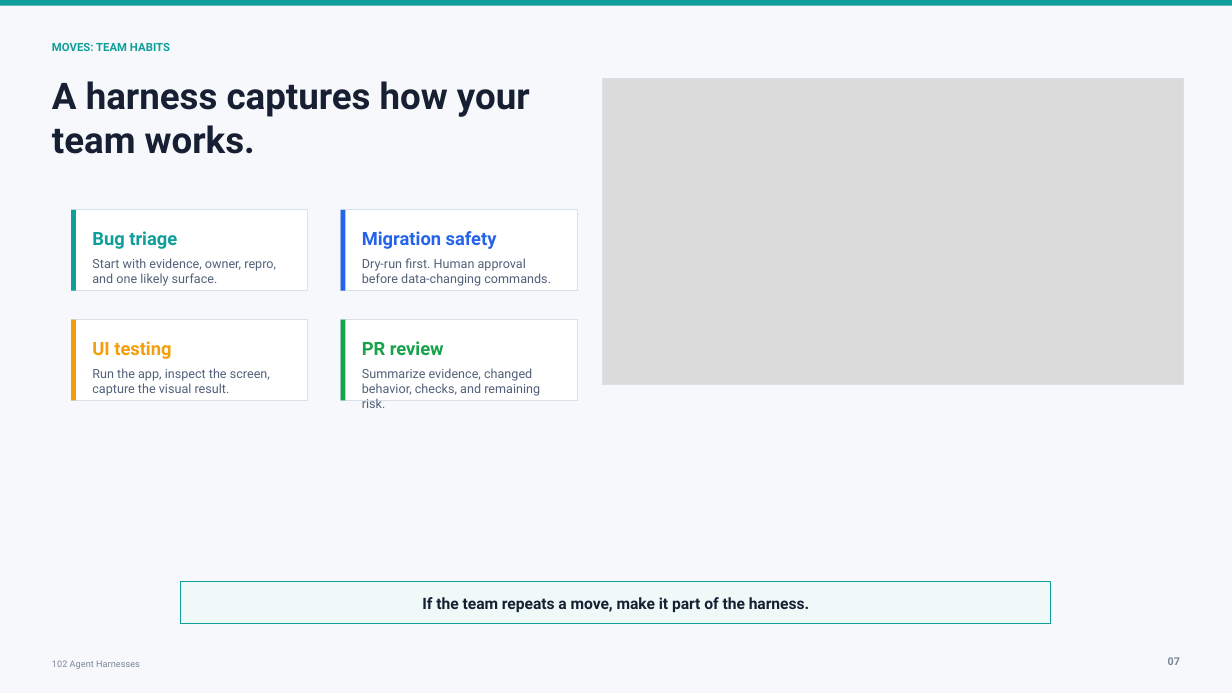
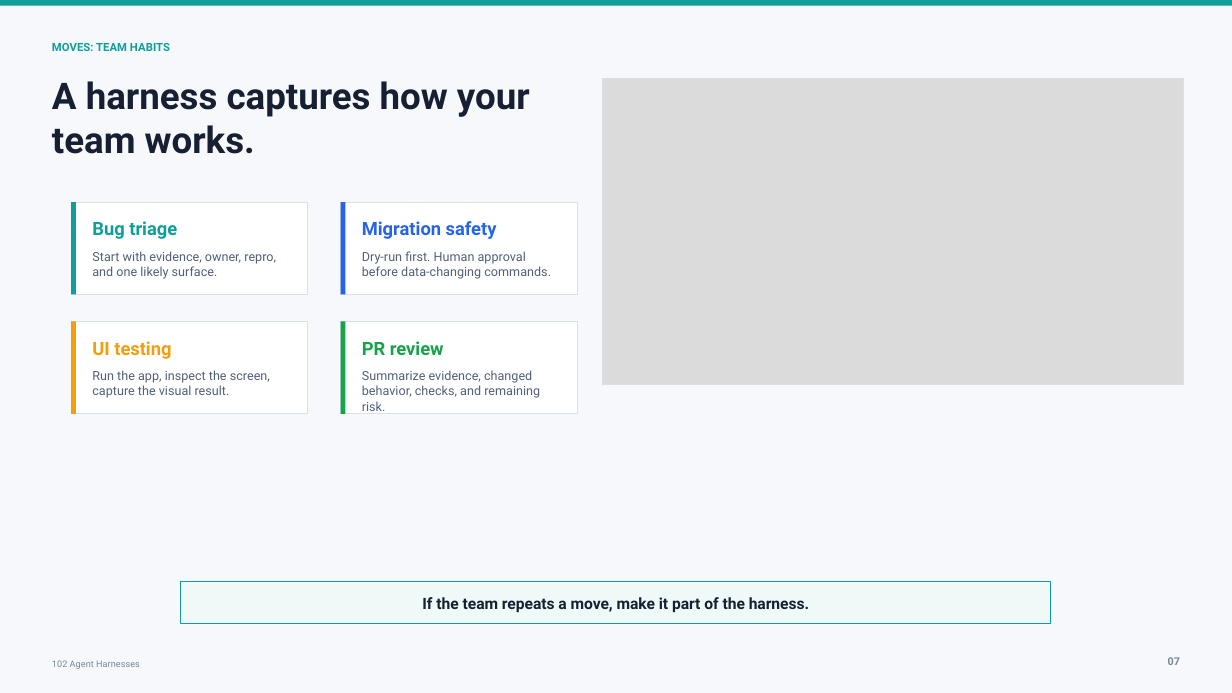
Before and after one commit to Cmcd9155/101-ai-basics-for-developers-presentation, a slide deck: slide 7 of presentations/102/deck/102-agent-harnesses.pptx. Drawn at 1232x693 pixels with LibreOffice and Linux fonts; fonts in the diff are those of the drawing; grey boxes stand for pictures. Boxes give left, top, right and bottom in pixels: in the first picture for what was removed or moved away, otherwise in the second. Text is boxed around its words. In the diff, an @@ line names an element or a change of style, - is before the commit and + after.

```diff
--- a/presentations/102/deck/102-agent-harnesses.pptx
+++ b/presentations/102/deck/102-agent-harnesses.pptx
@@ rectangle: place and size @@
-rectangle at [71, 210, 308, 291]
+rectangle at [71, 202, 308, 295]
@@ rectangle: place and size @@
-rectangle at [71, 210, 76, 291]
+rectangle at [71, 202, 76, 295]
@@ rectangle: place and size @@
-rectangle at [341, 210, 578, 291]
+rectangle at [341, 202, 578, 295]
@@ rectangle: place and size @@
-rectangle at [341, 210, 346, 291]
+rectangle at [341, 202, 346, 295]
@@ text "Bug triage": place and size @@
-text "Bug triage" at [92, 231, 177, 249]
+text "Bug triage" at [92, 221, 177, 239]
@@ text "Migration safety": place and size @@
-text "Migration safety" at [362, 231, 497, 249]
+text "Migration safety" at [362, 221, 497, 239]
@@ text "Start with evidence, owner, repro, ...": place and size @@
-text "Start with evidence, owner, repro, ..." at [92, 258, 276, 286]
+text "Start with evidence, owner, repro, ..." at [92, 251, 276, 279]
@@ text "Dry-run first. Human approval before ...": place and size @@
-text "Dry-run first. Human approval before ..." at [362, 258, 551, 286]
+text "Dry-run first. Human approval before ..." at [362, 251, 551, 279]
@@ rectangle: place and size @@
-rectangle at [71, 320, 308, 401]
+rectangle at [71, 322, 308, 414]
@@ rectangle: place and size @@
-rectangle at [71, 320, 76, 401]
+rectangle at [71, 322, 76, 414]
@@ rectangle: place and size @@
-rectangle at [341, 320, 578, 401]
+rectangle at [341, 322, 578, 414]
@@ rectangle: place and size @@
-rectangle at [341, 320, 346, 401]
+rectangle at [341, 322, 346, 414]
```
Also in this commit, not shown: 11 other slides changed, 17 other files.
